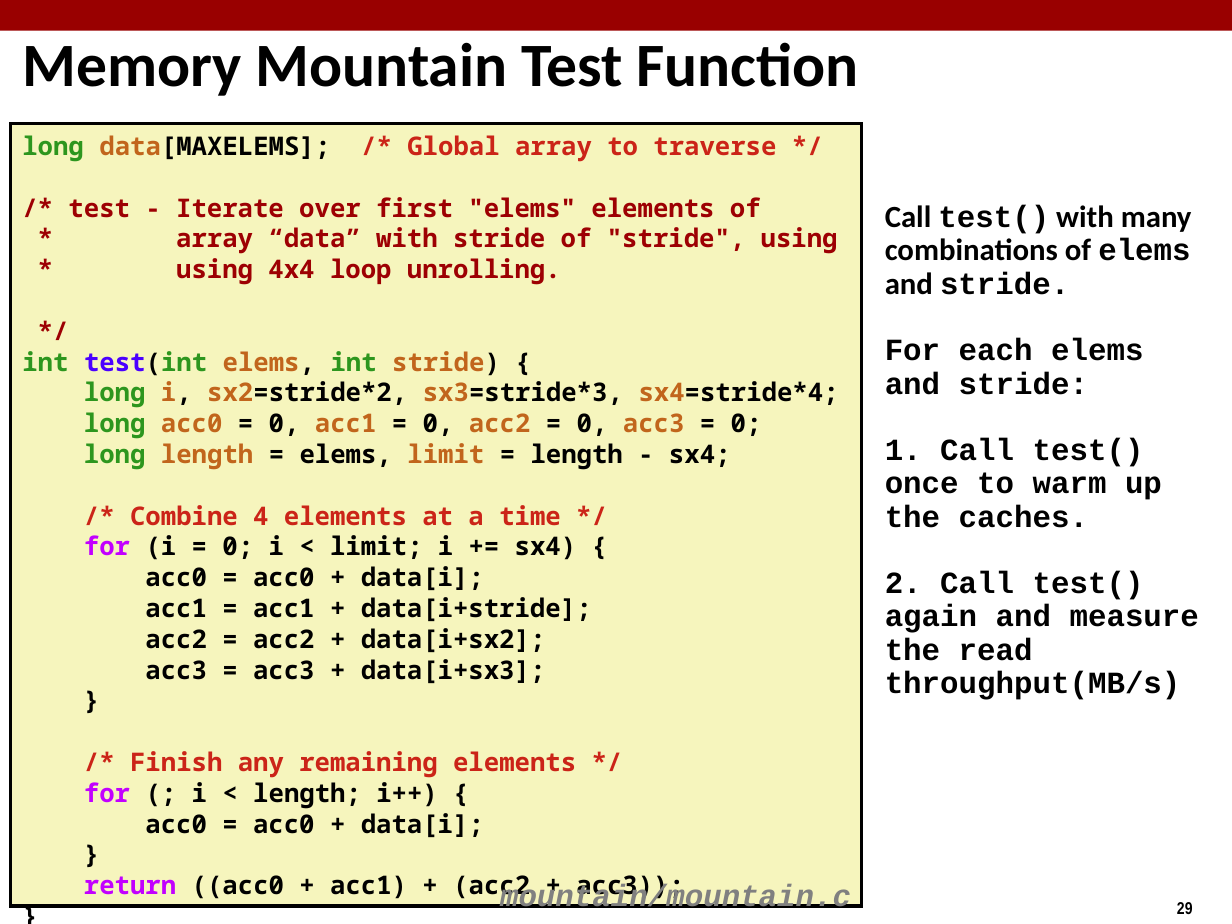
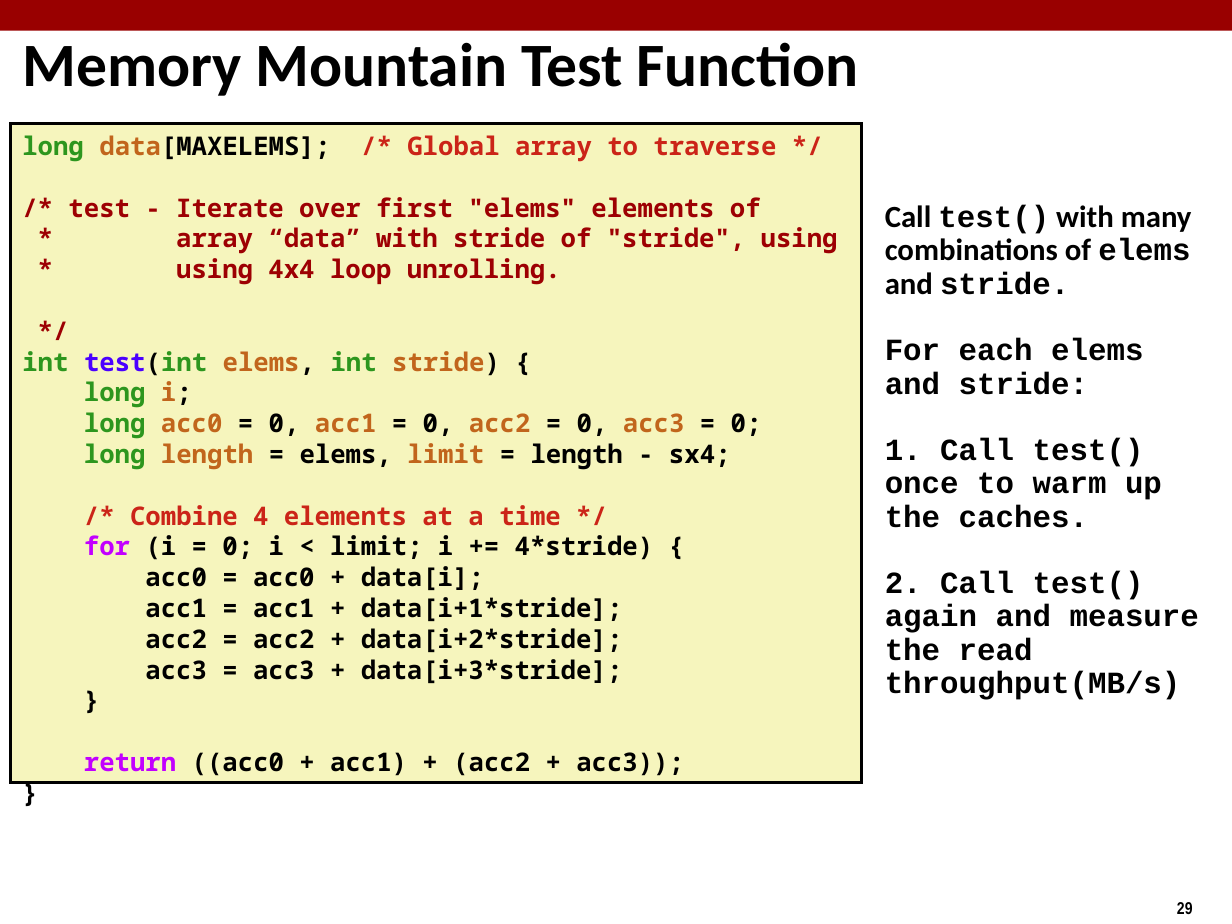
Before and after one commit to diku-compSys/compSys-e2021-pub, a slide deck: slide 29 of lectures/210927_caching/caching.odp. Drawn at 1232x924 pixels with LibreOffice and Linux fonts; fonts in the diff are those of the drawing. Boxes give left, top, right and bottom in pixels: in the first picture for what was removed or moved away, otherwise in the second. Text is boxed around its words. In the diff, an @@ line names an element or a change of style, - is before the commit and + after.

Commit message:
Final slides.

```diff
--- a/lectures/210927_caching/caching.odp
+++ b/lectures/210927_caching/caching.odp
@@ rectangle "long data[MAXELEMS]; /* Global array ...": place and size @@
-rectangle "long data[MAXELEMS]; /* Global array ..." at [10,123,861,906]
+rectangle "long data[MAXELEMS]; /* Global array ..." at [10,123,861,782]
@@ text in rectangle at [84,381,192,408]: text changed; text colour #000000 to #2D961E @@
-long i, sx2=stride*2, sx3=stride*3, sx4=stride*4;
+long i;
@@ text in rectangle at [84,535,653,560]: text changed @@
-for (i = 0; i < limit; i += sx4) {
+for (i = 0; i < limit; i += 4*stride) {
@@ text in rectangle at [145,597,623,683]: text changed @@
-acc1 = acc1 + data[i+stride];
-acc2 = acc2 + data[i+sx2];
-acc3 = acc3 + data[i+sx3];
-}
-/* Finish any remaining elements */
-for (; i < length; i++) {
-acc0 = acc0 + data[i];
+acc1 = acc1 + data[i+1*stride];
+acc2 = acc2 + data[i+2*stride];
+acc3 = acc3 + data[i+3*stride];
@@ text removed at [500,884,851,915] @@
-mountain/mountain.c
```
Also in this commit, not shown: 12 other slides changed, 1 other file.
